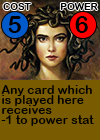
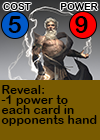
Layered file, before and after one edit (100 × 140). Changes by layer:
renamed "6" to "9", painted on it over [75, 16, 88, 33]
renamed "Any card which is played here receives -1 to power stat" to "Reveal: -1 power to each card in opponents hand", painted on it over [1, 85, 97, 126]
renamed "medusa" to "zeus", painted on it over [0, 0, 100, 126]
